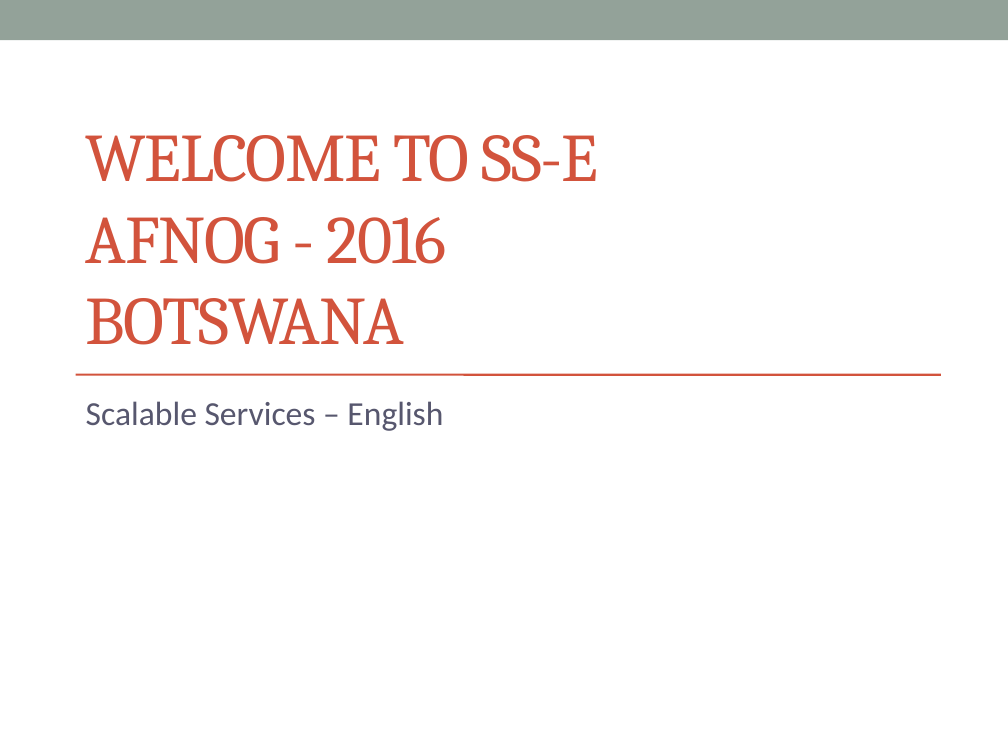
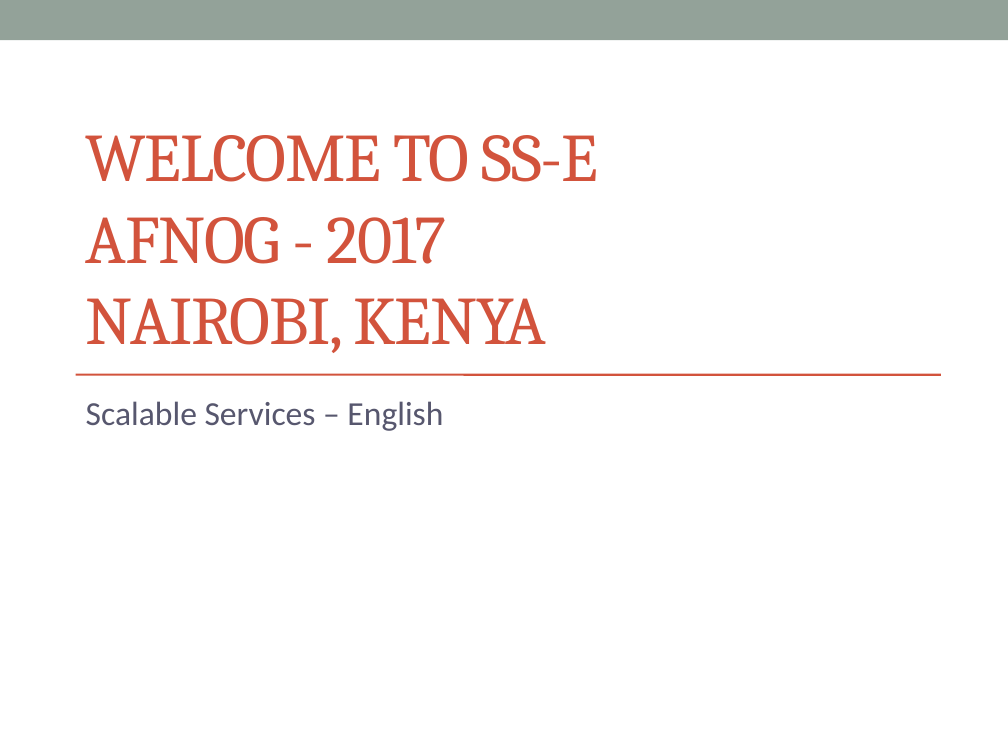
Before and after one commit to afnog/afnog.github.io, a slide deck: slide 1 of sse/intro/IntroPresentation.pptx. Drawn at 1008x756 pixels with LibreOffice and Linux fonts; fonts in the diff are those of the drawing. Boxes give left, top, right and bottom in pixels: in the first picture for what was removed or moved away, otherwise in the second. Text is boxed around its words. In the diff, an @@ line names an element or a change of style, - is before the commit and + after.

```diff
--- a/sse/intro/IntroPresentation.pptx
+++ b/sse/intro/IntroPresentation.pptx
@@ title at <box>86,135,599,353</box>: text changed @@
-WELCOME TO SS-E
-AFNOG - 2016
-BOTSWANA
+WELCOME TO SS-E
+AFNOG - 2017
+NAIROBI, KENYA
```
Also in this commit, not shown: 12 other slides changed, 4 other files.
